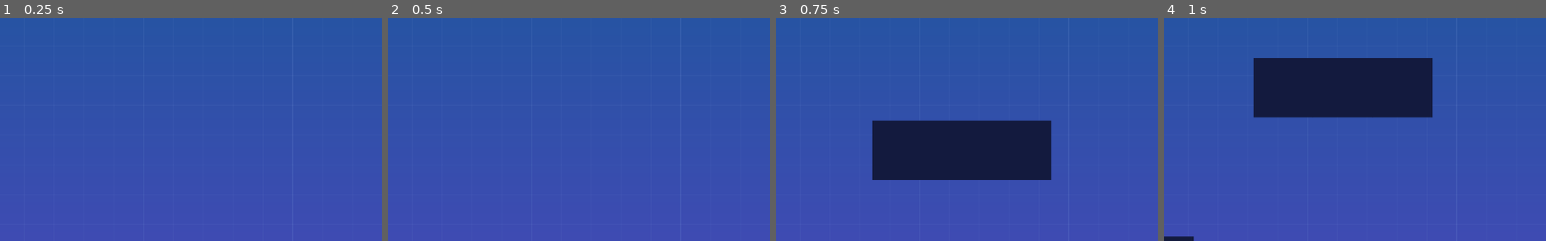
Above: before the commit, frames 1-4 (left to right).
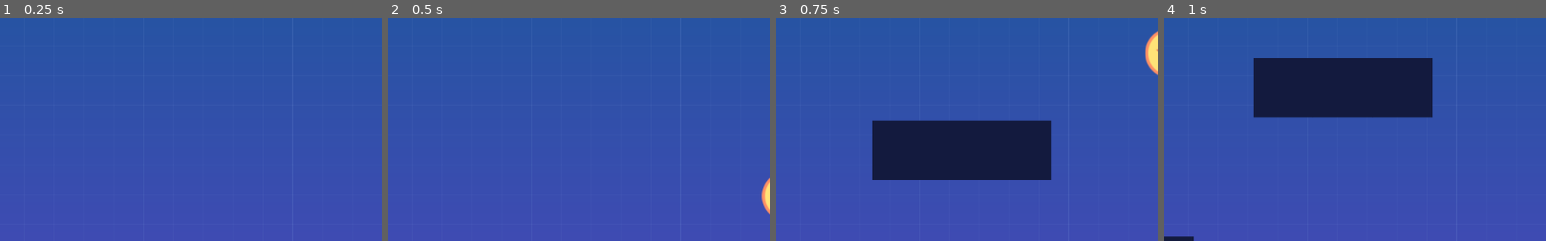
Above: after the commit, the same moments.

Repository: karliesanders/Platformer2
Game: Godot game, scene res://src/Levels/Level01.tscn
The game is run twice, just before and just after one commit, with the same random seed, the same clock (stepped at 60 frames per second) and the same inputs. This scene is started directly instead of the project's main scene.
Inputs:
- Up to frame 1 (0.25 s): no input
- Up to frame 2 (0.5 s): no input
- Up to frame 3 (0.75 s): hold Right (move_right) from 0.53 s (still down)
- Up to frame 4 (1 s): keep holding Right (move_right); tap Up (jump) at 0.77 s
The pictures show only the part of the screen within x 50-100%, y 0-50%; the shares and areas given below are measured in that part.

Frame 1 is identical in both runs. In frame 2, 0.3% of the frame differs, in the area x 97-100%, y 71-89%; in frame 3, 0.5%, in the area x 96-100%, y 5-26%; in frame 4, nothing differs.

Commit message:
basic menu - play and quit buttons added

Diff:
--- a/src/Actors/Player.tscn
+++ b/src/Actors/Player.tscn
@@ -13,6 +13,7 @@
 collision_mask = 8
 script = ExtResource( 2 )
 speed = Vector2( 800, 1400 )
+stomp_impulse = 1600.0
 
 [node name="player" type="Sprite" parent="."]
 position = Vector2( 0, -48 )
--- a/src/Levels/Level01.tscn
+++ b/src/Levels/Level01.tscn
@@ -61,71 +61,81 @@
 format = 1
 tile_data = PoolIntArray( 0, 0, 0, 101, 0, 0, 65536, 0, 0, 65637, 0, 0, 131072, 0, 0, 131173, 0, 0, 196608, 0, 0, 19670 …(5567 unchanged characters)…
 
-[node name="Enemy" parent="." instance=ExtResource( 2 )]
-position = Vector2( 2897, 771 )
-
-[node name="Enemy2" parent="." instance=ExtResource( 2 )]
-position = Vector2( 3683, 924 )
-
-[node name="Enemy3" parent="." instance=ExtResource( 2 )]
-position = Vector2( 4557, 830 )
-
-[node name="Enemy4" parent="." instance=ExtResource( 2 )]
-position = Vector2( 5717, 677 )
-
-[node name="Enemy5" parent="." instance=ExtResource( 2 )]
-position = Vector2( 7774, 262 )
-
-[node name="Enemy6" parent="." instance=ExtResource( 2 )]
-position = Vector2( 7966, 902 )
-
 [node name="Player" parent="." instance=ExtResource( 3 )]
 position = Vector2( 190, 162 )
 
 [node name="Camera2D" parent="Player" index="2"]
 limit_right = 8150
 
-[node name="Coin" parent="." instance=ExtResource( 4 )]
-position = Vector2( 1275, 966 )
-
-[node name="Coin4" parent="." instance=ExtResource( 4 )]
-position = Vector2( 3101, 870 )
-
-[node name="Coin5" parent="." instance=ExtResource( 4 )]
-position = Vector2( 4081, 729 )
-
-[node name="Coin6" parent="." instance=ExtResource( 4 )]
-position = Vector2( 5047, 262 )
-
-[node name="Coin7" parent="." instance=ExtResource( 4 )]
-position = Vector2( 5153, 261 )
-
-[node name="Coin8" parent="." instance=ExtResource( 4 )]
-position = Vector2( 5257, 261 )
-
-[node name="Coin9" parent="." instance=ExtResource( 4 )]
-position = Vector2( 5801, 427 )
-
-[node name="Coin10" parent="." instance=ExtResource( 4 )]
-position = Vector2( 6157, 707 )
-
-[node name="Coin11" parent="." instance=ExtResource( 4 )]
-position = Vector2( 7275, 471 )
-
-[node name="Coin12" parent="." instance=ExtResource( 4 )]
-position = Vector2( 7375, 471 )
-
-[node name="Coin13" parent="." instance=ExtResource( 4 )]
-position = Vector2( 8014, 966 )
-
-[node name="Coin2" parent="." instance=ExtResource( 4 )]
-position = Vector2( 1385, 966 )
-
-[node name="Coin3" parent="." instance=ExtResource( 4 )]
-position = Vector2( 1503, 966 )
-
 [node name="Portal2D" parent="." instance=ExtResource( 5 )]
 position = Vector2( 7966, 374 )
 next_scene = ExtResource( 7 )
 
+[node name="Coins" type="Node" parent="."]
+
+[node name="Coin" parent="Coins" instance=ExtResource( 4 )]
+position = Vector2( 1275, 966 )
+
+[node name="Coin4" parent="Coins" instance=ExtResource( 4 )]
+position = Vector2( 3101, 870 )
+
+[node name="Coin5" parent="Coins" instance=ExtResource( 4 )]
+position = Vector2( 4081, 729 )
+
+[node name="Coin6" parent="Coins" instance=ExtResource( 4 )]
+position = Vector2( 5047, 262 )
+
+[node name="Coin7" parent="Coins" instance=ExtResource( 4 )]
+position = Vector2( 5153, 261 )
+
+[node name="Coin8" parent="Coins" instance=ExtResource( 4 )]
+position = Vector2( 5257, 261 )
+
+[node name="Coin9" parent="Coins" instance=ExtResource( 4 )]
+position = Vector2( 5801, 427 )
+
+[node name="Coin10" parent="Coins" instance=ExtResource( 4 )]
+position = Vector2( 6157, 707 )
+
+[node name="Coin11" parent="Coins" instance=ExtResource( 4 )]
+position = Vector2( 7275, 471 )
+
+[node name="Coin12" parent="Coins" instance=ExtResource( 4 )]
+position = Vector2( 7375, 471 )
+
+[node name="Coin13" parent="Coins" instance=ExtResource( 4 )]
+position = Vector2( 8014, 966 )
+
+[node name="Coin2" parent="Coins" instance=ExtResource( 4 )]
+position = Vector2( 1385, 966 )
+
+[node name="Coin3" parent="Coins" instance=ExtResource( 4 )]
+position = Vector2( 1503, 966 )
+
+[node name="Coin14" parent="Coins" instance=ExtResource( 4 )]
+position = Vector2( 1039, 239 )
+
+[node name="Coin15" parent="Coins" instance=ExtResource( 4 )]
+position = Vector2( 1135, 240 )
+
+[node name="Enemies" type="Node" parent="."]
+
+[node name="Enemy" parent="Enemies" instance=ExtResource( 2 )]
+position = Vector2( 2897, 771 )
+
+[node name="Enemy2" parent="Enemies" instance=ExtResource( 2 )]
+position = Vector2( 3683, 924 )
+
+[node name="Enemy3" parent="Enemies" instance=ExtResource( 2 )]
+position = Vector2( 4557, 830 )
+
+[node name="Enemy4" parent="Enemies" instance=ExtResource( 2 )]
+position = Vector2( 5717, 677 )
+
+[node name="Enemy5" parent="Enemies" instance=ExtResource( 2 )]
+position = Vector2( 7774, 262 )
+
+[node name="Enemy6" parent="Enemies" instance=ExtResource( 2 )]
+position = Vector2( 7966, 902 )
+
 [editable path="Player"]
--- /dev/null
+++ b/src/Screens/MainScreen.tscn
@@ -0,0 +1,54 @@
+[gd_scene load_steps=6 format=2]
+
+[ext_resource path="res://start-assets/background.png" type="Texture" id=1]
+[ext_resource path="res://src/UserInterface/QuitBtn.tscn" type="PackedScene" id=2]
+[ext_resource path="res://src/UserInterface/ChangeScene.tscn" type="PackedScene" id=3]
+[ext_resource path="res://src/UserInterface/Title.tscn" type="PackedScene" id=4]
+[ext_resource path="res://start-assets/ui_theme.tres" type="Theme" id=5]
+
+[node name="MainScreen" type="Control"]
+anchor_top = -0.00185185
+anchor_right = 1.0
+anchor_bottom = 0.998148
+margin_left = 8.0
+margin_top = 8.0
+margin_right = 8.0
+margin_bottom = 8.0
+theme = ExtResource( 5 )
+__meta__ = {
+"_edit_use_anchors_": false
+}
+
+[node name="background" type="TextureRect" parent="."]
+anchor_right = 1.0
+anchor_bottom = 1.0
+texture = ExtResource( 1 )
+stretch_mode = 2
+__meta__ = {
+"_edit_use_anchors_": false
+}
+
+[node name="Title" parent="." instance=ExtResource( 4 )]
+margin_top = 210.0
+margin_bottom = 237.0
+size_flags_horizontal = 3
+size_flags_vertical = 6
+text = "Square Platformer"
+
+[node name="Menu" type="VBoxContainer" parent="."]
+anchor_left = 0.5
+anchor_top = 0.5
+anchor_right = 0.5
+anchor_bottom = 0.5
+margin_left = -130.0
+margin_top = -107.0
+margin_right = 130.0
+margin_bottom = 111.0
+__meta__ = {
+"_edit_use_anchors_": false
+}
+
+[node name="PlayBtn" parent="Menu" instance=ExtResource( 3 )]
+next_scene_path = "res://src/Levels/Level01.tscn"
+
+[node name="QuitBtn" parent="Menu" instance=ExtResource( 2 )]
--- /dev/null
+++ b/src/UserInterface/ChangeScene.tscn
@@ -0,0 +1,14 @@
+[gd_scene load_steps=2 format=2]
+
+[ext_resource path="res://src/UserInterface/PlayBtn.gd" type="Script" id=1]
+
+[node name="ChangeScene" type="Button"]
+margin_right = 260.0
+margin_bottom = 107.0
+size_flags_vertical = 3
+text = "Play"
+script = ExtResource( 1 )
+__meta__ = {
+"_edit_use_anchors_": false
+}
+[connection signal="button_up" from="." to="." method="_on_PlayBtn_button_up"]
--- /dev/null
+++ b/src/UserInterface/PlayBtn.gd
@@ -0,0 +1,12 @@
+tool
+extends Button
+
+
+export(String, FILE) var next_scene_path: = ""
+
+func _on_PlayBtn_button_up() -> void:
+	get_tree().change_scene(next_scene_path)
+
+
+func _get_configuration_warning() -> String:
+	return "next_scene_path must be set" if next_scene_path == "" else ""
--- /dev/null
+++ b/src/UserInterface/QuitBtn.gd
@@ -0,0 +1,6 @@
+extends Button
+
+
+
+func _on_QuitBtn_button_up() -> void:
+	get_tree().quit()
--- /dev/null
+++ b/src/UserInterface/QuitBtn.tscn
@@ -0,0 +1,15 @@
+[gd_scene load_steps=2 format=2]
+
+[ext_resource path="res://src/UserInterface/QuitBtn.gd" type="Script" id=1]
+
+[node name="QuitBtn" type="Button"]
+margin_top = 111.0
+margin_right = 260.0
+margin_bottom = 218.0
+size_flags_vertical = 3
+text = "Quit"
+script = ExtResource( 1 )
+__meta__ = {
+"_edit_use_anchors_": false
+}
+[connection signal="button_up" from="." to="." method="_on_QuitBtn_button_up"]
--- /dev/null
+++ b/src/UserInterface/Title.tscn
@@ -0,0 +1,16 @@
+[gd_scene load_steps=2 format=2]
+
+[ext_resource path="res://start-assets/new_dynamicfont.tres" type="DynamicFont" id=1]
+
+[node name="Title" type="Label"]
+anchor_left = 0.499479
+anchor_right = 0.499479
+margin_left = -35.0
+margin_right = 35.0
+margin_bottom = 27.0
+custom_fonts/font = ExtResource( 1 )
+text = "Title"
+align = 1
+__meta__ = {
+"_edit_use_anchors_": false
+}
